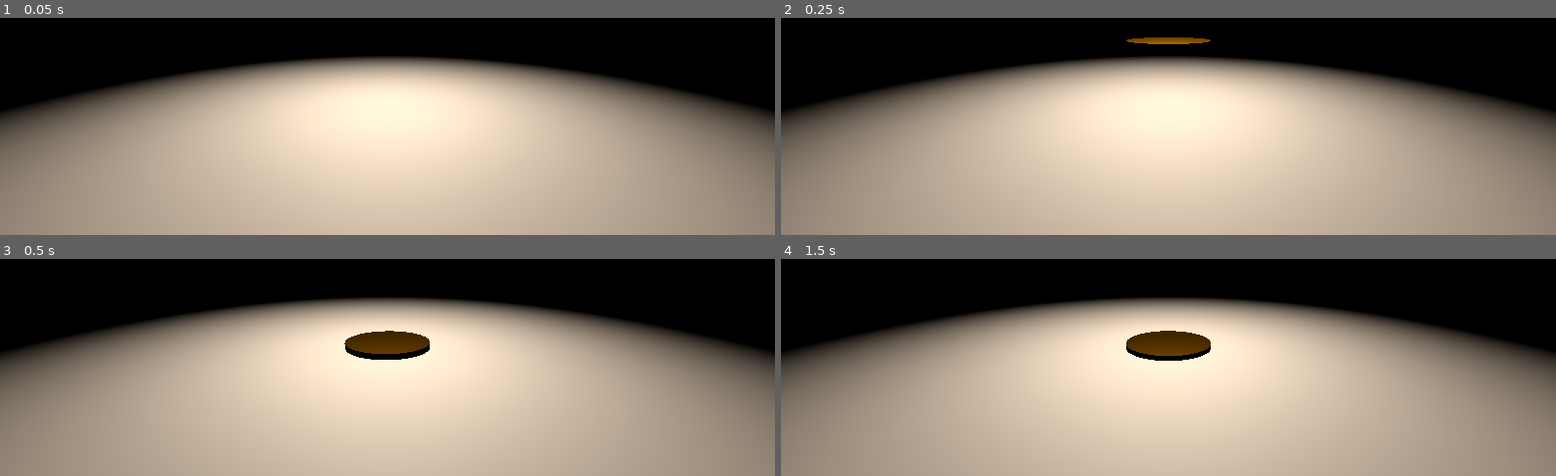
Above: before the commit, frames 1-4 (two rows, left to right).
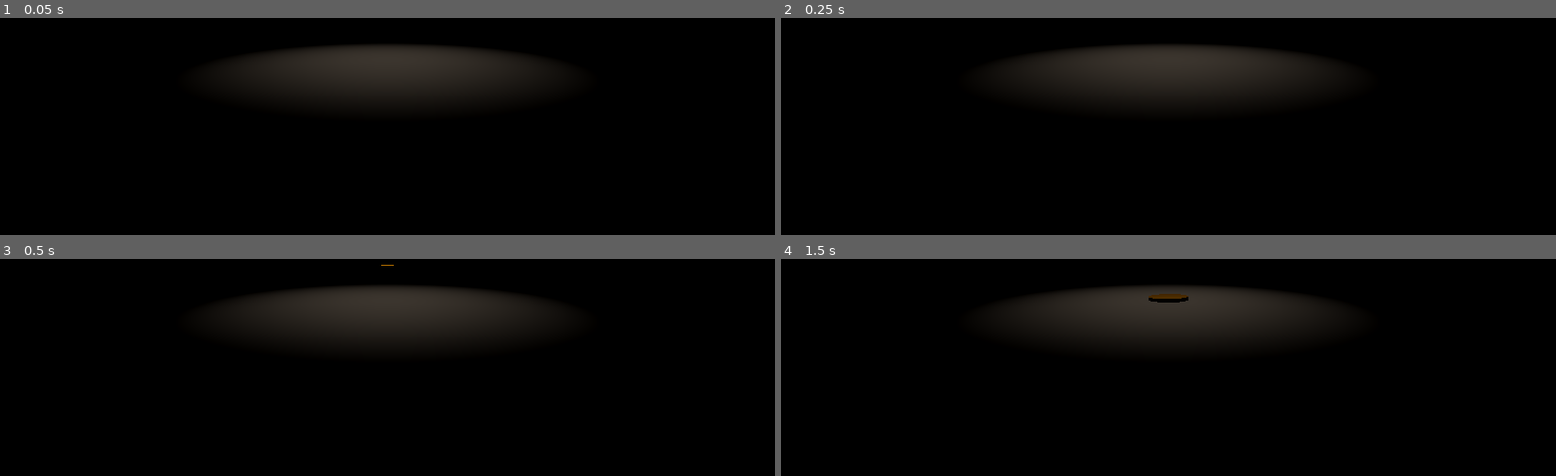
Above: after the commit, the same moments.

Repository: Zawaer/coin-thing
Game: Godot game, scene res://main.tscn
The game is run twice, just before and just after one commit, with the same random seed, the same clock (stepped at 60 frames per second) and the same inputs.
Inputs:
- Up to frame 1 (0.05 s): no input
- Up to frame 2 (0.25 s): no input
- Up to frame 3 (0.5 s): no input
- Up to frame 4 (1.5 s): tap Enter at 0.5 s

The runs differ from the first frame. In frame 1, 74% of the frame differs, in the area x 0-100%, y 12-100%; in frame 2, 74%, in the area x 0-100%, y 8-100%; in frame 3, 74%; in frame 4, 74%.

Commit message:
Update Coin and Main scene properties; adjust transforms and load steps

Diff:
--- a/coin.tscn
+++ b/coin.tscn
@@ -1,6 +1,7 @@
 [gd_scene load_steps=4 format=3 uid="uid://bc248dop0l2sc"]
 
 [sub_resource type="CylinderMesh" id="CylinderMesh_6qpsl"]
+height = 0.1
 
 [sub_resource type="StandardMaterial3D" id="StandardMaterial3D_6qpsl"]
 albedo_color = Color(1.3039066, 0.9075456, 0, 1)
@@ -8,14 +9,13 @@
 roughness = 0.2
 
 [sub_resource type="CylinderShape3D" id="CylinderShape3D_6qpsl"]
+height = 0.1
 
 [node name="Coin" type="RigidBody3D"]
 
 [node name="MeshInstance3D" type="MeshInstance3D" parent="."]
-transform = Transform3D(1, 0, 0, 0, 0.03, 0, 0, 0, 1, 0, 0, 0)
 mesh = SubResource("CylinderMesh_6qpsl")
 surface_material_override/0 = SubResource("StandardMaterial3D_6qpsl")
 
 [node name="CollisionShape3D" type="CollisionShape3D" parent="."]
-transform = Transform3D(1, 0, 0, 0, 0.03, 0, 0, 0, 1, 0, 0, 0)
 shape = SubResource("CylinderShape3D_6qpsl")
--- a/main.tscn
+++ b/main.tscn
@@ -8,12 +8,15 @@
 [sub_resource type="BoxMesh" id="BoxMesh_ig7tw"]
 size = Vector3(10, 0.1, 10)
 
+[sub_resource type="StandardMaterial3D" id="StandardMaterial3D_ig7tw"]
+albedo_color = Color(0, 0, 0, 1)
+
 [sub_resource type="BoxShape3D" id="BoxShape3D_7dm0k"]
 
 [node name="Main" type="Node3D"]
 
 [node name="Camera3D" type="Camera3D" parent="."]
-transform = Transform3D(1, 0, 0, 0, 1, 0, 0, 0, 1, 0, 1.135355, 3.3619914)
+transform = Transform3D(1, 0, 0, 0, 1, 0, 0, 0, 1, 0, 1.135355, 7.145661)
 current = true
 
 [node name="WorldEnvironment" type="WorldEnvironment" parent="."]
@@ -24,15 +27,17 @@
 [node name="MeshInstance3D" type="MeshInstance3D" parent="Floor"]
 transform = Transform3D(1, 0, 0, 0, 1, 0, 0, 0, 1, 0, 0.05, 0)
 mesh = SubResource("BoxMesh_ig7tw")
+surface_material_override/0 = SubResource("StandardMaterial3D_ig7tw")
 
 [node name="CollisionShape3D" type="CollisionShape3D" parent="Floor"]
 transform = Transform3D(10, 0, 0, 0, 0.1, 0, 0, 0, 10, 0, 0.05, 0)
 shape = SubResource("BoxShape3D_7dm0k")
 
 [node name="OmniLight3D" type="OmniLight3D" parent="."]
-transform = Transform3D(1, 0, 0, 0, 1, 0, 0, 0, 1, 0, 2.4416223, 0)
+transform = Transform3D(1, 0, 0, 0, 1, 0, 0, 0, 1, 0, 3.9390452, 0)
 light_color = Color(0.9999997, 0.90996134, 0.80835176, 1)
-light_energy = 10.0
+light_energy = 13.649
+omni_range = 6.0
 
 [node name="Coin" parent="." instance=ExtResource("1_ig7tw")]
-transform = Transform3D(1, 0, 0, 0, 1, 0, 0, 0, 1, 0, 1.1205235, 0)
+transform = Transform3D(1, 0, 0, 0, 1, 0, 0, 0, 1, 0, 2.0918036, 0)
Not shown: 1 places in main.tscn that only renumber resources
